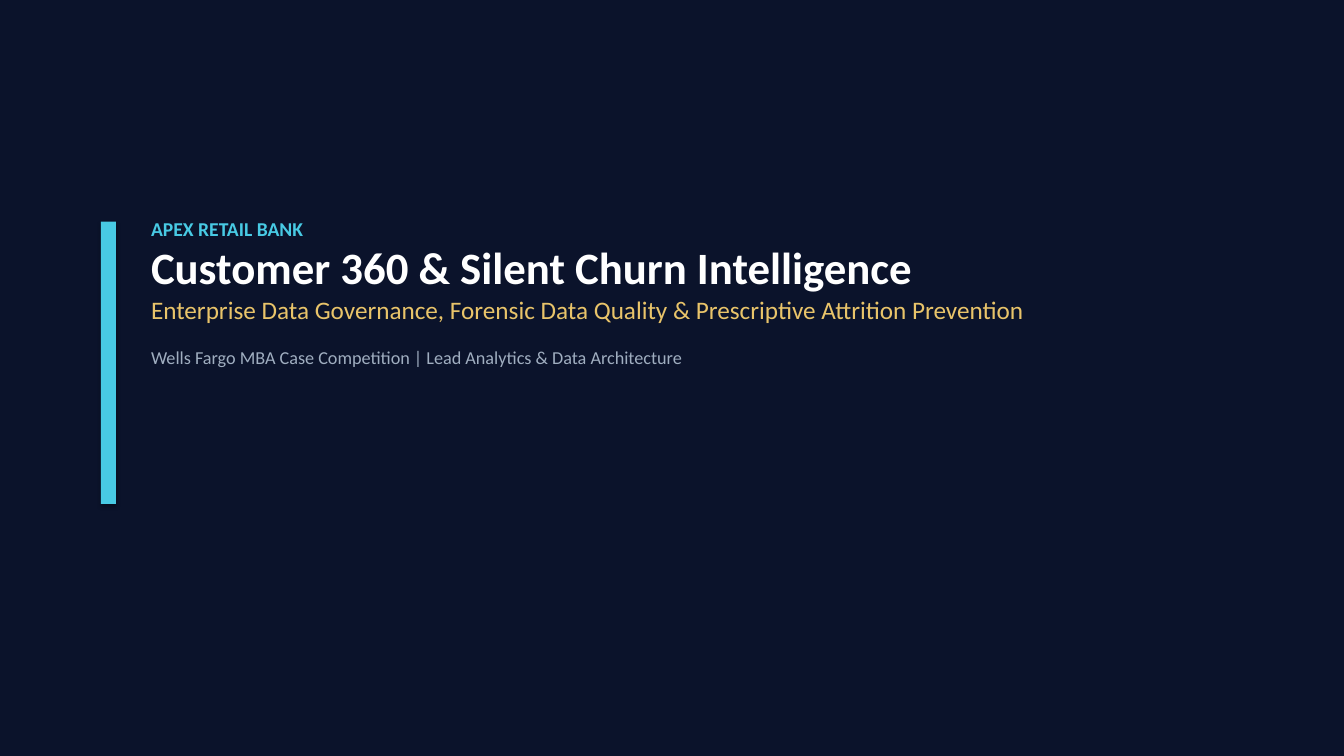
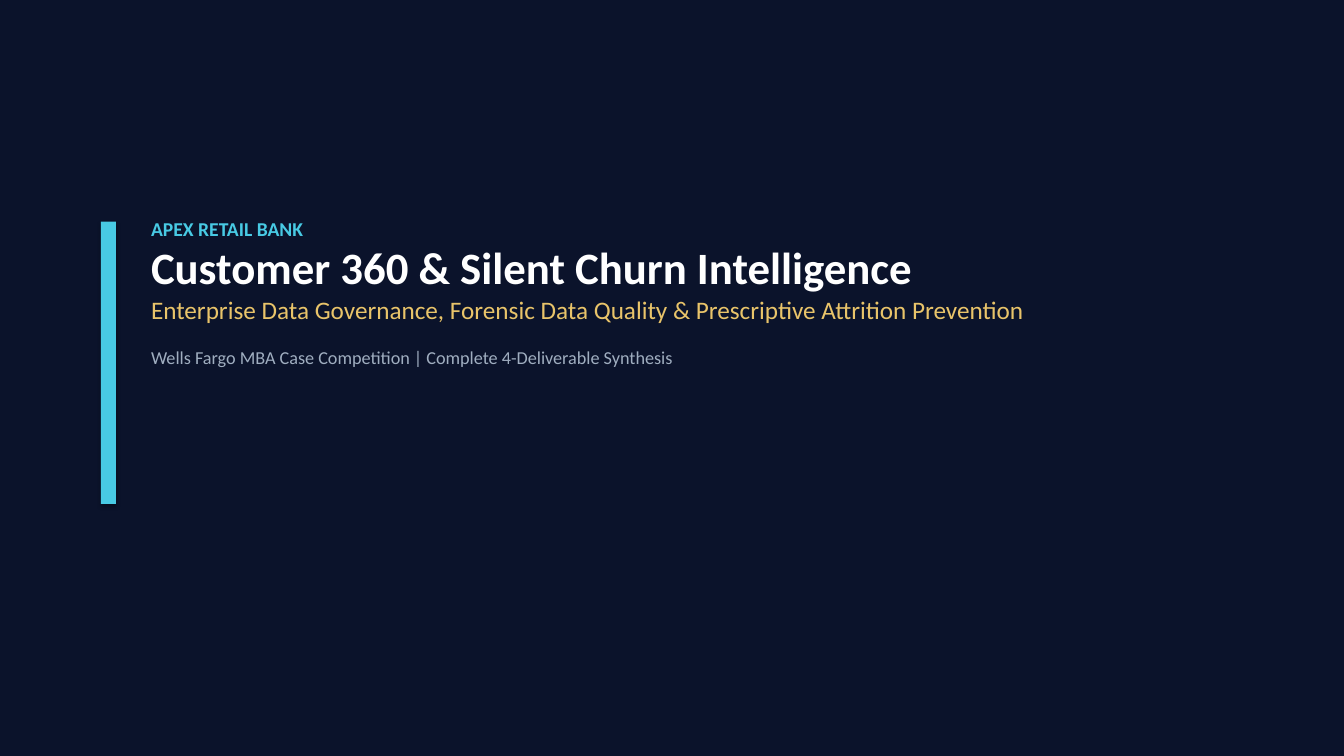
Before and after one commit to Harshul14/Wells-Fargo, a slide deck: slide 1 of output/Apex_Retail_Bank_Executive_Deck.pptx. Drawn at 1344x756 pixels with LibreOffice and Linux fonts; fonts in the diff are those of the drawing. Boxes give left, top, right and bottom in pixels: in the first picture for what was removed or moved away, otherwise in the second. Text is boxed around its words. In the diff, an @@ line names an element or a change of style, - is before the commit and + after.

Commit message:
fix: reconcile final deliverables and presentation deck to ground-truth figures
- Synchronize PowerPoint decks (14 slides) to verified deposit liabilities (₹131.09 Cr) and churn balance at risk (₹67.33 Cr / 51.37%)
- Update segment at-risk distribution (Wealth: ₹39.73 Cr, Privileged: ₹19.67 Cr, Mass Retail: ₹7.94 Cr)
- Reconcile frontline archetypes (A-F) and top 5 branch hubs (BR004, BR001, BR023, BR014, BR012)
- Update auditor.py and checklist_builder.py to reflect exact ground truth and regenerate audit workbooks
- Synchronize narrative figures across docs (06, 07, 09, 10, FINAL_README, powerbi/README)

```diff
--- a/output/Apex_Retail_Bank_Executive_Deck.pptx
+++ b/output/Apex_Retail_Bank_Executive_Deck.pptx
@@ text at <box>151,351,673,367</box>: text changed @@
-Wells Fargo MBA Case Competition | Lead Analytics & Data Architecture
+Wells Fargo MBA Case Competition | Complete 4-Deliverable Synthesis
```
Also in this commit, not shown: 9 other slides changed, 4 slides added, 2 slides removed, 15 other files.
